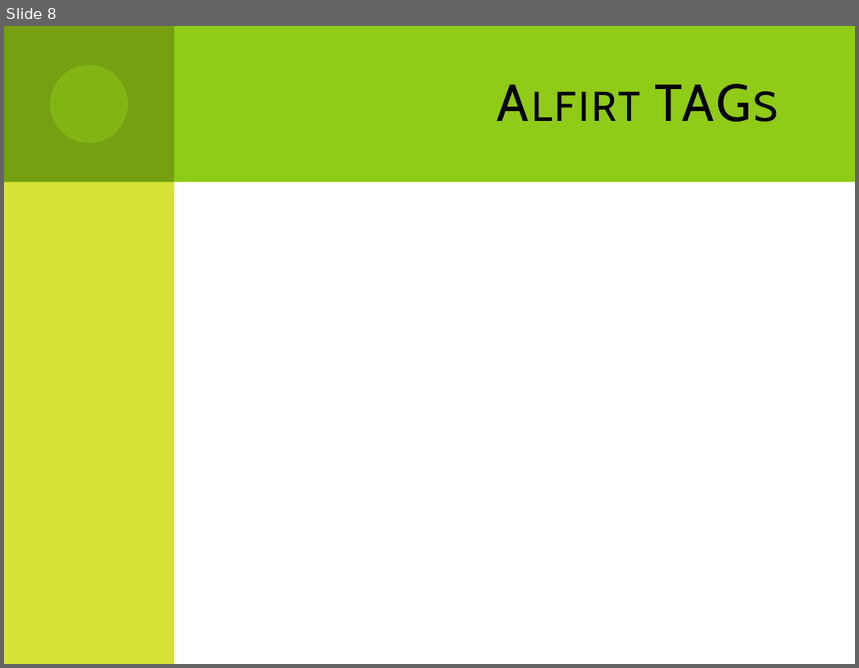
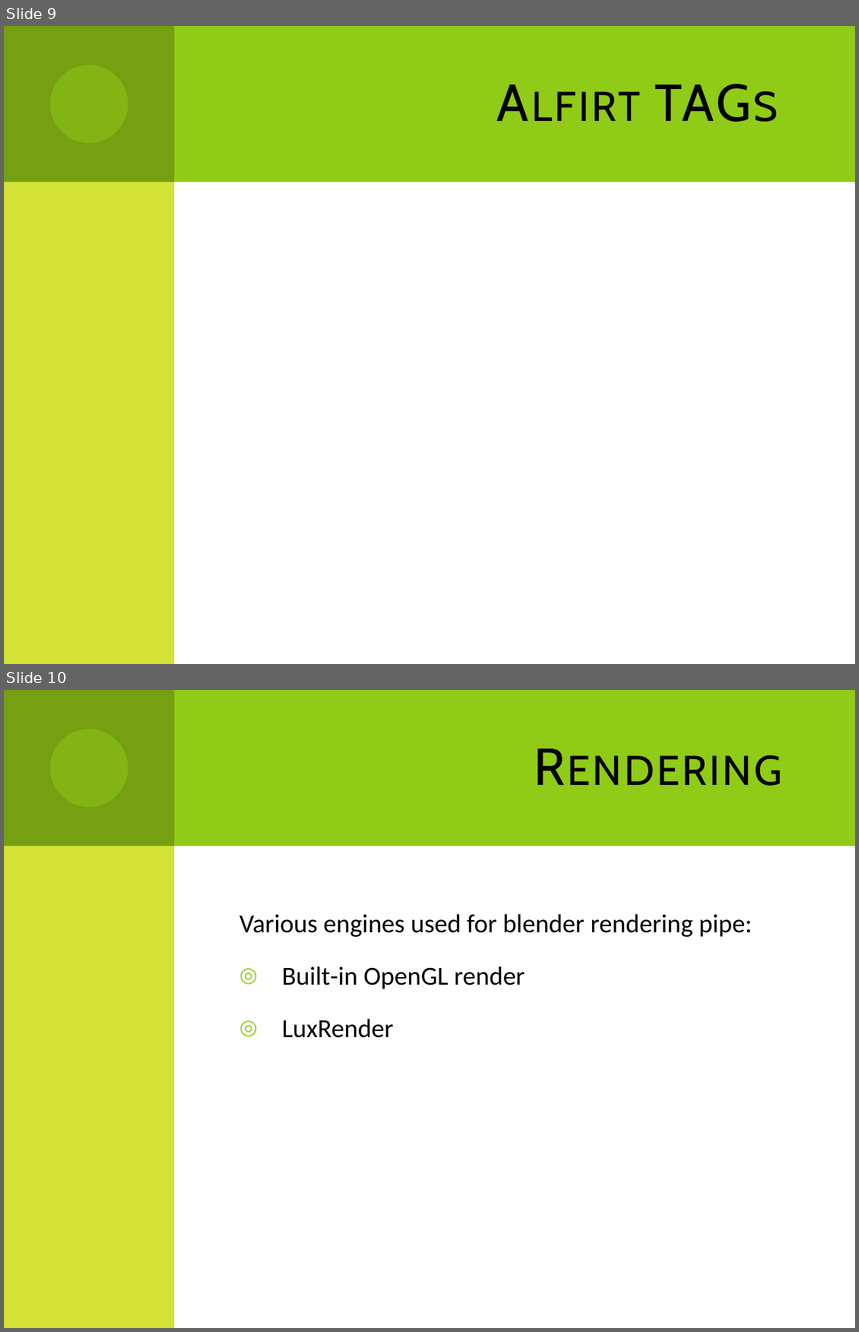
Before and after one commit to Dzess/ALFIRT, a slide deck: documentation/presentation/general_overview.pptx. Shown one above the other, each under a label of ours: slide 8 before the commit, slides 9 and 10 after it. The pictures are 859x668 and 859x1332 pixels, drawn with LibreOffice and Linux fonts; fonts in the diff are those of the drawing. Boxes give left, top, right and bottom in pixels: in the first picture for what was removed or moved away, otherwise in the second. Text is boxed around its words. In the diff, an @@ line names an element or a change of style, - is before the commit and + after.

```diff
--- a/documentation/presentation/general_overview.pptx
+++ b/documentation/presentation/general_overview.pptx
@@ slide 10 added at (4,690,855,1328), background #FFFFFF; not listed: 4 template elements that a slide beside it also shows @@
@@ text added at (240,914,753,1038), 22 pt, text #000000 @@
+Various engines used for blender rendering pipe:
+◎ Built-in OpenGL render
+◎ LuxRender
@@ title added at (591,914,693,937), 44 pt, text #000000, small capitals @@
+Rendering
@@ what was slide 8 is now slide 9 @@
```
Also in this commit, not shown: 10 slides changed, 2 other slides added, 1 slide removed, 2 other files.
